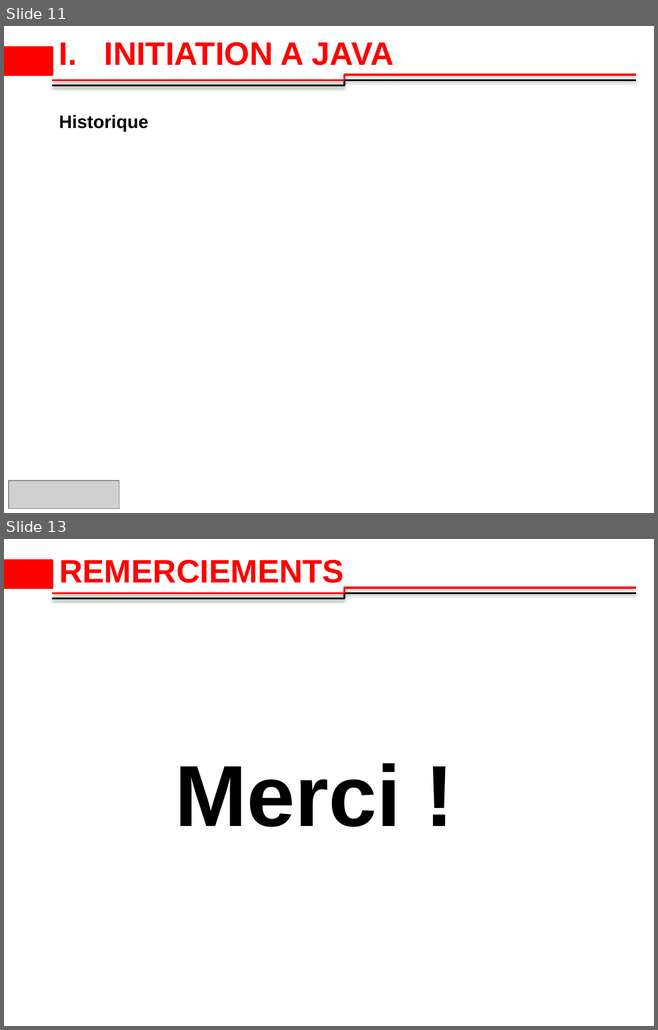
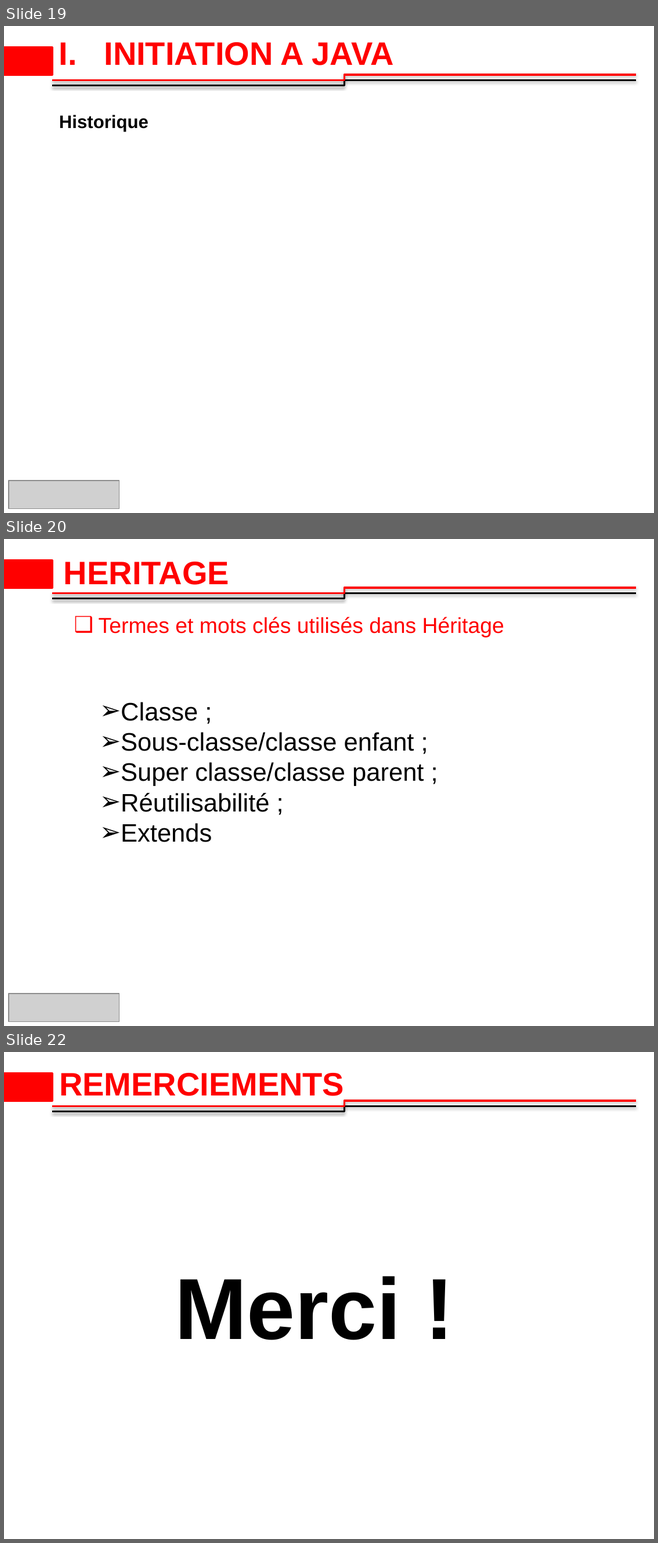
Before and after one commit to 2losky/Poo_Java, a slide deck: java-oop latest.pptx. Shown one above the other, each under a label of ours: slides 11 and 13 before the commit, slides 19, 20 and 22 after it; the slides between them are not shown. The pictures are 658x1030 and 658x1543 pixels, drawn with LibreOffice and Linux fonts; fonts in the diff are those of the drawing; grey boxes stand for pictures; background and template pictures are left out. Boxes give left, top, right and bottom in pixels: in the first picture for what was removed or moved away, otherwise in the second. Text is boxed around its words. In the diff, an @@ line names an element or a change of style, - is before the commit and + after.

Commit message:
objet, classe, methode

```diff
--- a/java-oop latest.pptx
+++ b/java-oop latest.pptx
@@ slide 20 added at box(4, 539, 654, 1026), background #FFFFFF; not listed: 3 template elements that a slide beside it also shows @@
@@ title added at box(64, 562, 229, 585), 36 pt, text #FF0000, bold @@
+HERITAGE
@@ text added at box(99, 617, 504, 638), 24 pt, text #FF0000 @@
+❑ Termes et mots clés utilisés dans Héritage
@@ text added at box(121, 702, 423, 842), 28 pt, text #000000 @@
+➢ Classe ;
+➢ Sous-classe/classe enfant ;
+➢ Super classe/classe parent ;
+➢ Réutilisabilité ;
+➢ Extends
@@ picture added at box(9, 994, 119, 1022) @@
@@ what was slide 11 is now slide 19 @@
@@ what was slide 13 is now slide 22 @@
```
Also in this commit, not shown: 2 slides changed, 9 other slides added, 1 slide removed, 2 other files.
